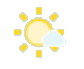
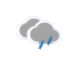
Comparing the layer stacks of the two 84x69 images. Changes:
added layer "Capa pegada #1" above "Poco Nuboso" over [left=16, top=16, right=62, bottom=50]
hid "Poco Nuboso" over [left=14, top=7, right=66, bottom=58]
